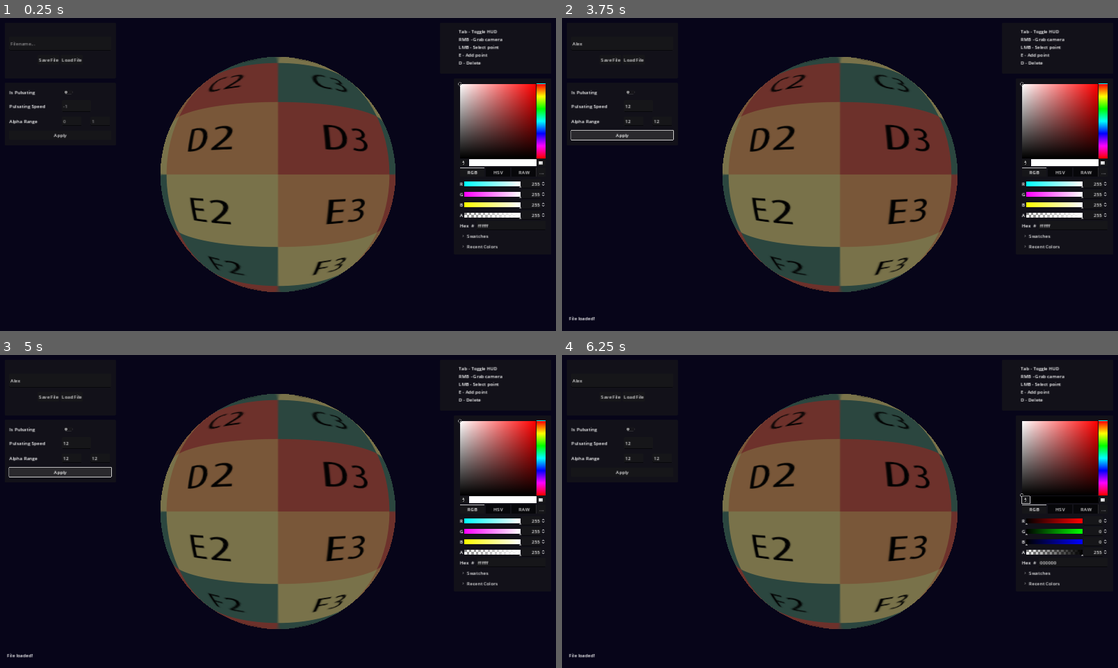
Above: before the commit, frames 1-4 (two rows, left to right).
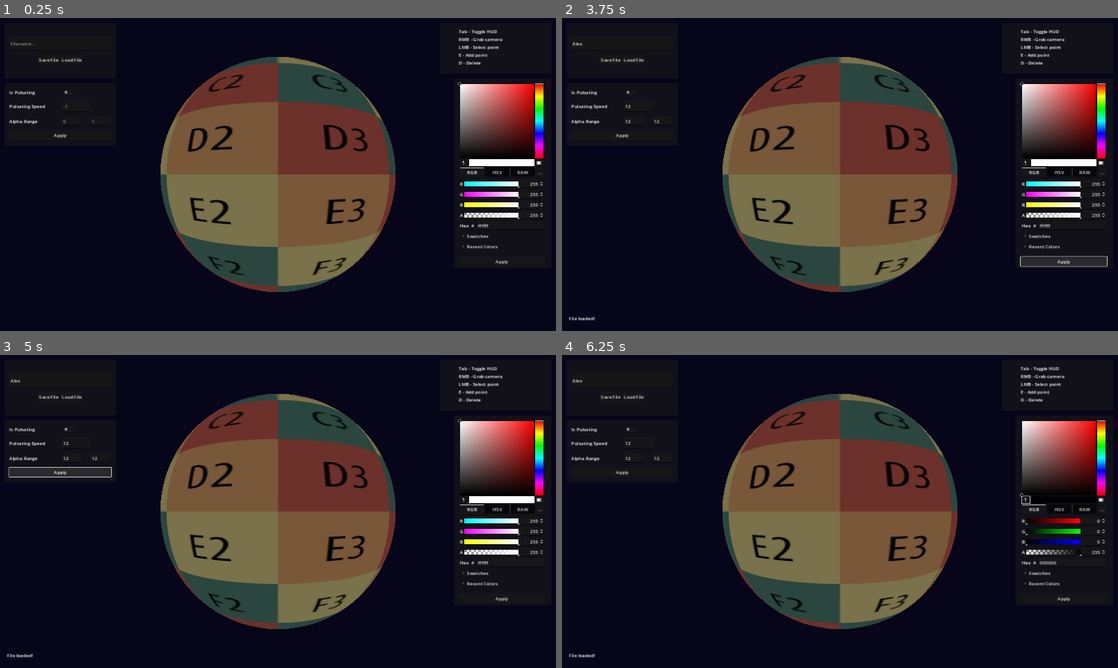
Above: after the commit, the same moments.

Repository: mharitsnf/StarMapper
Game: Godot game, scene res://scenes/star_mapper.tscn
Same seed, same stepped clock (60 frames per second), same inputs: the game is played once before the commit and once after it.
Inputs (mouse positions are in pixels of both pictures, inside the frame that each line leads up to):
- Up to frame 1 (0.25 s): no input
- Up to frame 2 (3.75 s): click (623, 43) at 0.52 s; type "Alex" at 0.6 s; click (639, 105) at 0.75 s; type "12" at 0.83 s; click (634, 121) at 0.98 s; type "12" at 1.07 s; click (662, 121) at 1.27 s; type "12" at 1.35 s; click "Save File" at 2 s; click "Load File" at 2.75 s; click "Apply" at 3.5 s
- Up to frame 3 (5 s): click "Apply" at 4.25 s
- Up to frame 4 (6.25 s): click (1023, 498) at 5 s; click "RGB" at 5.75 s

The runs differ from the first frame. In frame 1, 0.4% of the frame differs, in the area x 84-99%, y 20-79%; in frame 2, 1.0%, in the area x 1-99%, y 20-80%; in frame 3, 0.4%; in frame 4, 0.4%.

Commit message:
add change color feature

Diff:
--- a/scenes/star_mapper.tscn
+++ b/scenes/star_mapper.tscn
@@ -60,12 +60,13 @@
 
 [node name="Camera3D" type="Camera3D" parent="CameraGimbal/SpringArm3D"]
 
-[node name="InteractionController" type="Node3D" parent="." node_paths=PackedStringArray("pulsating_button", "pulsating_speed_input", "x_value_input", "y_value_input", "time_controller", "camera", "marker_container")]
+[node name="InteractionController" type="Node3D" parent="." node_paths=PackedStringArray("pulsating_button", "pulsating_speed_input", "x_value_input", "y_value_input", "color_picker", "time_controller", "camera", "marker_container")]
 script = ExtResource("1_lglei")
 pulsating_button = NodePath("../CanvasLayer/HUD/SelectedMarkerPanel/VBoxContainer/IsPulsating/CheckButton")
 pulsating_speed_input = NodePath("../CanvasLayer/HUD/SelectedMarkerPanel/VBoxContainer/PulsatingSpeed/PulseSpeedInput")
 x_value_input = NodePath("../CanvasLayer/HUD/SelectedMarkerPanel/VBoxContainer/AlphaRange/XValue")
 y_value_input = NodePath("../CanvasLayer/HUD/SelectedMarkerPanel/VBoxContainer/AlphaRange/YValue")
+color_picker = NodePath("../CanvasLayer/HUD/ColorPickerPanel/VBoxContainer/ColorPicker")
 time_controller = NodePath("../TimeController")
 camera = NodePath("../CameraGimbal/SpringArm3D/Camera3D")
 marker_container = NodePath("../MarkerContainer")
@@ -77,7 +78,7 @@
 
 [node name="CanvasLayer" type="CanvasLayer" parent="."]
 
-[node name="HUD" type="Control" parent="CanvasLayer" node_pa …(163 unchanged characters)… put", "y_value_input", "color_picker", "interaction_controller")]
+[node name="HUD" type="Control" parent="CanvasLayer" node_pa …(163 unchanged characters)… put", "y_value_input", "color_picker", "color_apply", "interaction_controller")]
 layout_mode = 3
 anchors_preset = 15
 anchor_right = 1.0
@@ -94,7 +95,8 @@
 pulsating_apply = NodePath("SelectedMarkerPanel/VBoxContainer/Apply")
 x_value_input = NodePath("SelectedMarkerPanel/VBoxContainer/AlphaRange/XValue")
 y_value_input = NodePath("SelectedMarkerPanel/VBoxContainer/AlphaRange/YValue")
-color_picker = NodePath("ColorPickerPanel/ColorPicker")
+color_picker = NodePath("ColorPickerPanel/VBoxContainer/ColorPicker")
+color_apply = NodePath("ColorPickerPanel/VBoxContainer/ApplyColor")
 interaction_controller = NodePath("../../InteractionController")
 
 [node name="Panel" type="Panel" parent="CanvasLayer/HUD"]
@@ -155,14 +157,22 @@
 offset_left = 1568.0
 offset_top = 208.0
 offset_right = 1904.0
-offset_bottom = 816.0
-
-[node name="ColorPicker" type="ColorPicker" parent="CanvasLayer/HUD/ColorPickerPanel"]
-layout_mode = 0
-offset_left = 16.0
-offset_top = 16.0
-offset_right = 320.0
-offset_bottom = 592.0
+offset_bottom = 864.0
+
+[node name="VBoxContainer" type="VBoxContainer" parent="CanvasLayer/HUD/ColorPickerPanel"]
+layout_mode = 0
+offset_left = 16.0
+offset_top = 16.0
+offset_right = 314.0
+offset_bottom = 639.0
+theme_override_constants/separation = 16
+
+[node name="ColorPicker" type="ColorPicker" parent="CanvasLayer/HUD/ColorPickerPanel/VBoxContainer"]
+layout_mode = 2
+
+[node name="ApplyColor" type="Button" parent="CanvasLayer/HUD/ColorPickerPanel/VBoxContainer"]
+layout_mode = 2
+text = "Apply"
 
 [node name="Hints" type="Panel" parent="CanvasLayer/HUD"]
 layout_mode = 1
--- /dev/null
+++ b/scripts/commands/command_change_color.gd
@@ -0,0 +1,29 @@
+class_name CommandChangeColor extends Command
+
+
+var target_marker : StarMarker
+var prev_color : Color
+
+
+func set_data(args := []) -> Dictionary:
+	if args.size() != 1: return {"status": false}
+	target_marker = args[0]
+	prev_color = target_marker.get_color()
+	return {"status": true}
+
+
+func action(args := []) -> Dictionary:
+	if !target_marker: return {"status": false}
+	if args.size() != 1: return {"status": false}
+	var new_color : Color = args[0]
+
+	target_marker.set_color(new_color)
+
+	return {"status": true}
+
+
+func undo(_args := []) -> Dictionary:
+	if !target_marker: return {"status": false}
+	if !prev_color: return {"status": false}
+	target_marker.set_color(prev_color)
+	return {"status": true}
--- a/scripts/commands/command_change_pulsating.gd
+++ b/scripts/commands/command_change_pulsating.gd
@@ -32,7 +32,12 @@
 
 func undo(_args := []) -> Dictionary:
 	if !target_marker: return {"status": false}
+	if !prev_is_pulsating: return {"status": false}
+	if !prev_pulsating_speed: return {"status": false}
+	if !prev_alpha_range: return {"status": false}
+
 	target_marker.set_is_pulsating(prev_is_pulsating)
 	target_marker.set_pulsating_speed(prev_pulsating_speed)
 	target_marker.set_alpha_range(prev_alpha_range)
+
 	return {"status": true}
--- a/scripts/hud.gd
+++ b/scripts/hud.gd
@@ -11,6 +11,7 @@
 @export var x_value_input : LineEdit
 @export var y_value_input : LineEdit
 @export var color_picker : ColorPicker
+@export var color_apply : Button
 @export var interaction_controller : InteractionController
 
 var is_active : bool = true
@@ -26,6 +27,7 @@
 	save_button.pressed.connect(_on_save)
 	load_button.pressed.connect(_on_load)
 	pulsating_apply.pressed.connect(_on_pulsating_applied)
+	color_apply.pressed.connect(_on_color_applied)
 
 
 func _on_save():
@@ -67,12 +69,29 @@
 			continue
 
 		var data = json.get_data()
-		var target_pos := Vector3(data.tp_x, data.tp_y, data.tp_z)
 		var marker : StarMarker = marker_pscn.instantiate()
 		interaction_controller.marker_container.add_child(marker)
-		marker.global_position = target_pos
+		marker.load(data)
 
 	notif_label.text = "File loaded!"
+
+
+func _on_color_applied():
+	var target_marker := interaction_controller.get_current_marker()
+	if !target_marker: return
+
+	var new_command = CommandChangeColor.new()
+	var cmd_res := new_command.set_data([target_marker])
+	if !cmd_res.status:
+		print("Error: set data failed")
+		return
+
+	cmd_res = new_command.action([color_picker.color])
+	if !cmd_res.status:
+		print("Error: change color failed")
+		return
+
+	interaction_controller.add_command(new_command)
 
 
 func _on_pulsating_applied():
--- a/scripts/interaction_controller.gd
+++ b/scripts/interaction_controller.gd
@@ -7,6 +7,7 @@
 @export var pulsating_speed_input : LineEdit
 @export var x_value_input : LineEdit
 @export var y_value_input : LineEdit
+@export var color_picker : ColorPicker
 @export_group("3D Nodes")
 @export var time_controller : TimeController
 @export var camera : Camera3D
--- a/scripts/star_marker.gd
+++ b/scripts/star_marker.gd
@@ -37,6 +37,14 @@
     next_pass.albedo_color.a = int(value)
 
 
+func get_color():
+    return active_material.albedo_color
+
+
+func set_color(new_color : Color):
+    active_material.albedo_color = new_color
+
+
 func get_is_pulsating():
     return is_pulsating
 
@@ -51,12 +59,12 @@
         active_material.albedo_color.a = 1
 
 
+func get_alpha_range() -> Vector2:
+    return alpha_range
+
+
 func set_alpha_range(new_range : Vector2):
     alpha_range = new_range
-
-
-func get_alpha_range() -> Vector2:
-    return alpha_range
 
 
 func get_pulsating_speed():
@@ -72,6 +80,16 @@
     return (((old_value - old_min) * (new_max - new_min)) / (old_max - old_min)) + new_min
 
 
+func load(data : Dictionary):
+    global_position = Vector3(
+        data.tp_x, data.tp_y, data.tp_z,
+    )
+    set_is_pulsating(data.is_pulsating)
+    set_pulsating_speed(data.pulsating_speed)
+    set_alpha_range(Vector2(data.alpha_min, data.alpha_max))
+    set_color(Color(data.color_r, data.color_g, data.color_b, 1))
+
+
 func save() -> Dictionary:
     return {
         "np_x": global_position.normalized().x,
@@ -82,4 +100,9 @@
         "tp_z": global_position.z,
         "is_pulsating": is_pulsating,
         "pulsating_speed": pulsating_speed,
+        "alpha_min": alpha_range.x,
+        "alpha_max": alpha_range.y,
+        "color_r": active_material.albedo_color.r,
+        "color_g": active_material.albedo_color.g,
+        "color_b": active_material.albedo_color.b,
     }
